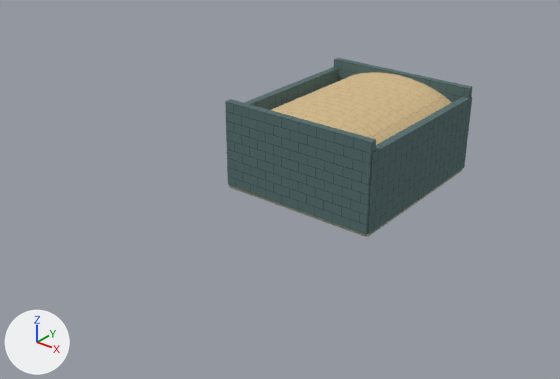
The OBJ model examples/showcase/res/aster/district-cellar.obj: old version first, new version second.
The view is the same before and after, from a camera (50 mm lens) standing at (20.4, -8.8, 5.0) and looking at (-0.1, 16.8, -10.9). The axes (+X, +Y, +Z) are drawn at lower left. The lights are the same throughout. The first picture is the older version. Where no turn or scale is listed for an object, it has been applied to the vertices.

In view in the first picture: 'district-cellar'.
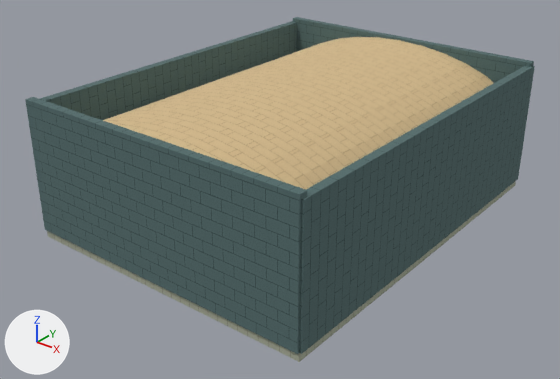
Patch to the scene script:
```diff
--- a/examples/showcase/res/aster/district-cellar.obj.py
+++ b/examples/showcase/res/aster/district-cellar.obj.py
@@ me_district_cellar @@
 # used by ob_district_cellar; location = (0.0, 0.0, 0.0)
-me_district_cellar.from_pydata(...)  # 2173 vertices, 3476 faces; spans x -4.3..4.3, y 17.7..27.3, z -12.4..-7.7
+me_district_cellar.from_pydata(...)  # 3826 vertices, 6066 faces; spans x -7.3..7.3, y 8.7..27.3, z -12.4..-5.8
+# me_district_cellar part 1: a new loose piece, a box spanning x -7.2..7.2, y 8.8..27.2, z -12.4..-12.0, in mat_paving (picture img_paving_png)
+# me_district_cellar part 2: a new loose piece, a box spanning x -7.3..-6.9, y 8.8..27.2, z -12.0..-6.0, in mat_shadowstone (picture img_shadowstone_png)
+# me_district_cellar part 3: a new loose piece, a box spanning x 6.9..7.3, y 8.8..27.2, z -12.0..-6.0, in mat_shadowstone (picture img_shadowstone_png)
+# me_district_cellar part 4: a new loose piece, a box spanning x -7.2..7.2, y 8.7..9.1, z -12.0..-5.8, in mat_shadowstone (picture img_shadowstone_png)
+# me_district_cellar part 5: the loose piece of 34 vertices spanning x -4.1..4.1, y 17.7..27.3, z -9.8..-7.8 is scaled about its middle by (1.73, 1.94, 1.65), then moved by (0.0, -4.5, 1.25)
+# me_district_cellar part 6: 63 loose pieces with 1610 vertices, spanning x -4.3..4.3, y 17.7..27.2, z -12.2..-7.7, are deleted
+# me_district_cellar part 7: 24 vertices removed from x -4.2..4.2, y 17.8..27.3, z -12.4..-7.7; 2819 vertices added at x -7.2..7.2, y 10.06..27.3, z -12.0..-5.8
+# other edits to the shape of me_district_cellar do not show in these pictures
 me_district_cellar.materials.append(mat_paving)
```

Location of each change, [x1, y1, x2, y2] in pixels of the pictures (560 x 379 px; the box of a moved part takes in the faces that stretch with it):
'district-cellar', reshaped (106% wider, 92% taller)
    before: [225, 58, 472, 237]
    after: [25, 17, 535, 362]
part 1 of me_district_cellar, added
    after: [47, 181, 516, 362]
part 2 of me_district_cellar, added
    after: [40, 21, 297, 120]
part 3 of me_district_cellar, added (cyan)
    after: [299, 66, 535, 354]
part 4 of me_district_cellar, added (cyan)
    after: [25, 97, 307, 354]
part 5 of me_district_cellar, moved or reshaped
    before: [271, 72, 452, 145]
    after: [103, 37, 494, 189]
part 6 of me_district_cellar, deleted (cyan)
    before: [225, 67, 472, 234]
part 7 of me_district_cellar, built on
    before: [229, 58, 472, 237]
    after: [293, 17, 534, 83]
